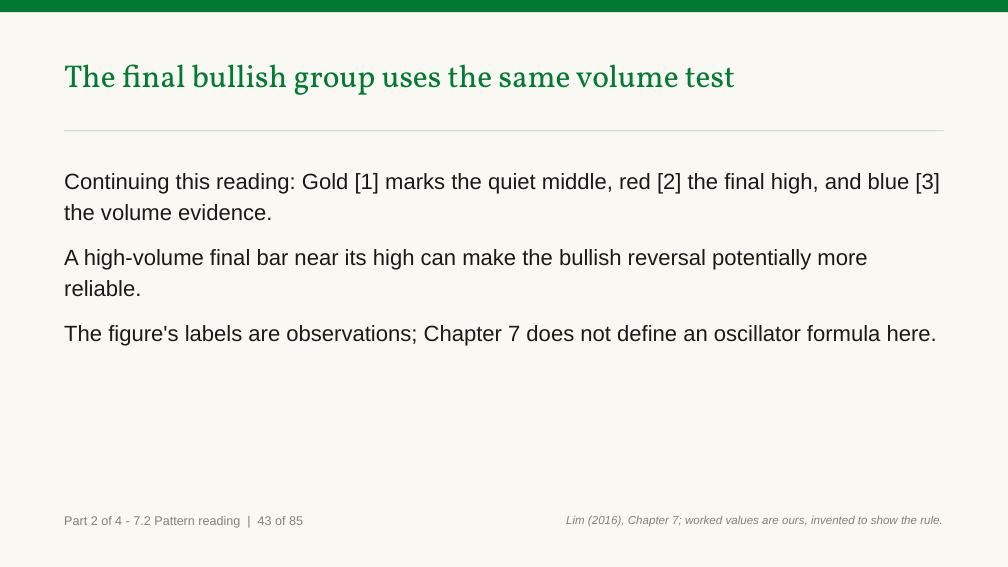
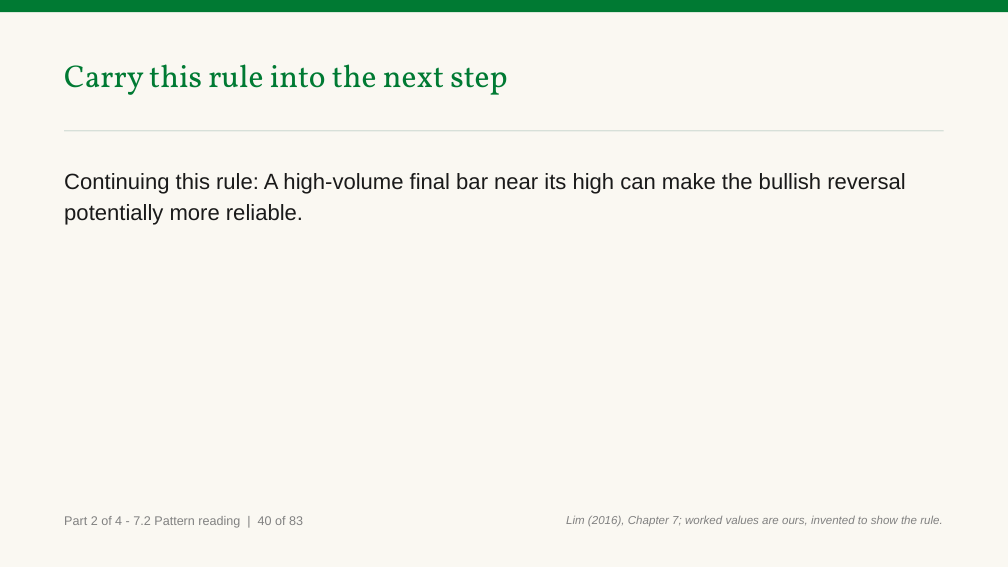
Before and after one commit to benjiesotelo-sudo/Telos_FIN1209, a slide deck: slide 61 of chapter-07/FIN1209-Chapter-07.pptx (slide 64 before the commit). Drawn at 1008x567 pixels with LibreOffice and Linux fonts; fonts in the diff are those of the drawing. Boxes give left, top, right and bottom in pixels: in the first picture for what was removed or moved away, otherwise in the second. Text is boxed around its words. In the diff, an @@ line names an element or a change of style, - is before the commit and + after.

Commit message:
fix(ch7): close Part 2 reader findings

```diff
--- a/chapter-07/FIN1209-Chapter-07.pptx
+++ b/chapter-07/FIN1209-Chapter-07.pptx
@@ text at box(64, 64, 507, 95): text changed @@
-The final bullish group uses the same volume test
+Carry this rule into the next step
@@ text at box(64, 173, 905, 225): text changed @@
-Continuing this reading: Gold [1] marks the quiet middle, red [2] the final high, and blue [3] the volume evidence.
-A high-volume final bar near its high can make the bullish reversal potentially more reliable.
-The figure's labels are observations; Chapter 7 does not define an oscillator formula here.
+Continuing this rule: A high-volume final bar near its high can make the bullish reversal potentially more reliable.
@@ text at box(64, 516, 303, 528): text changed @@
-Part 2 of 4 - 7.2 Pattern reading | 43 of 85
+Part 2 of 4 - 7.2 Pattern reading | 40 of 83
```
Also in this commit, not shown: 91 other slides changed, 1 slide added, 3 slides removed, 2 other files.
